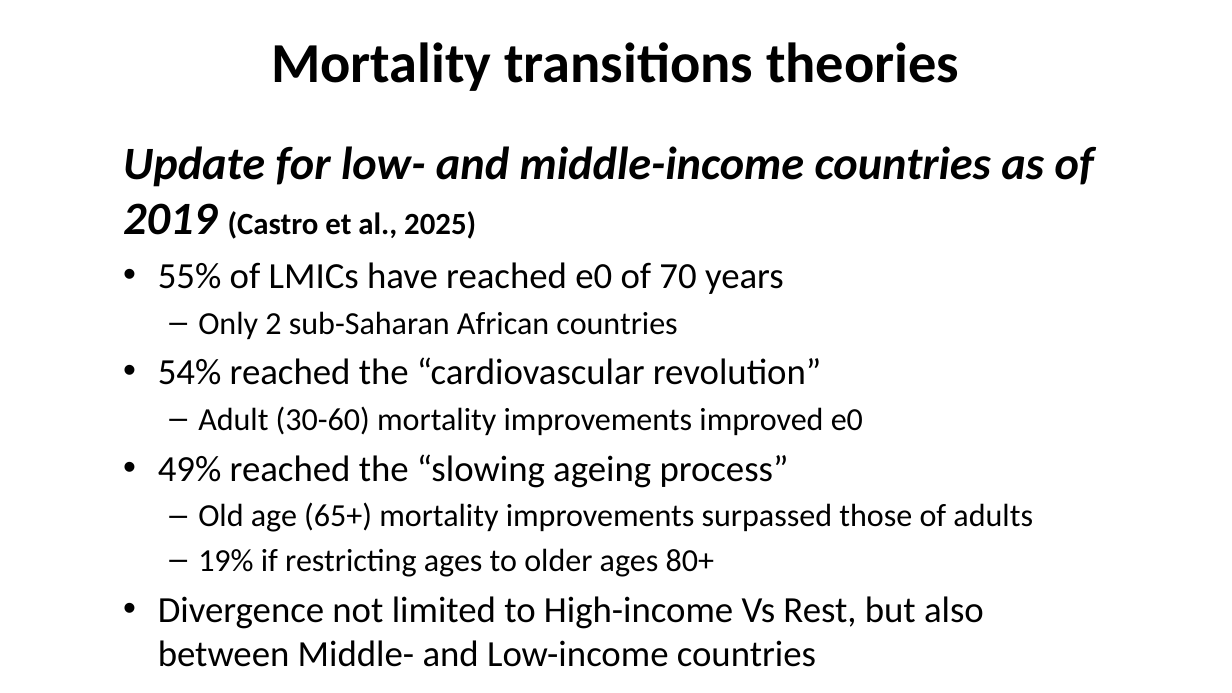
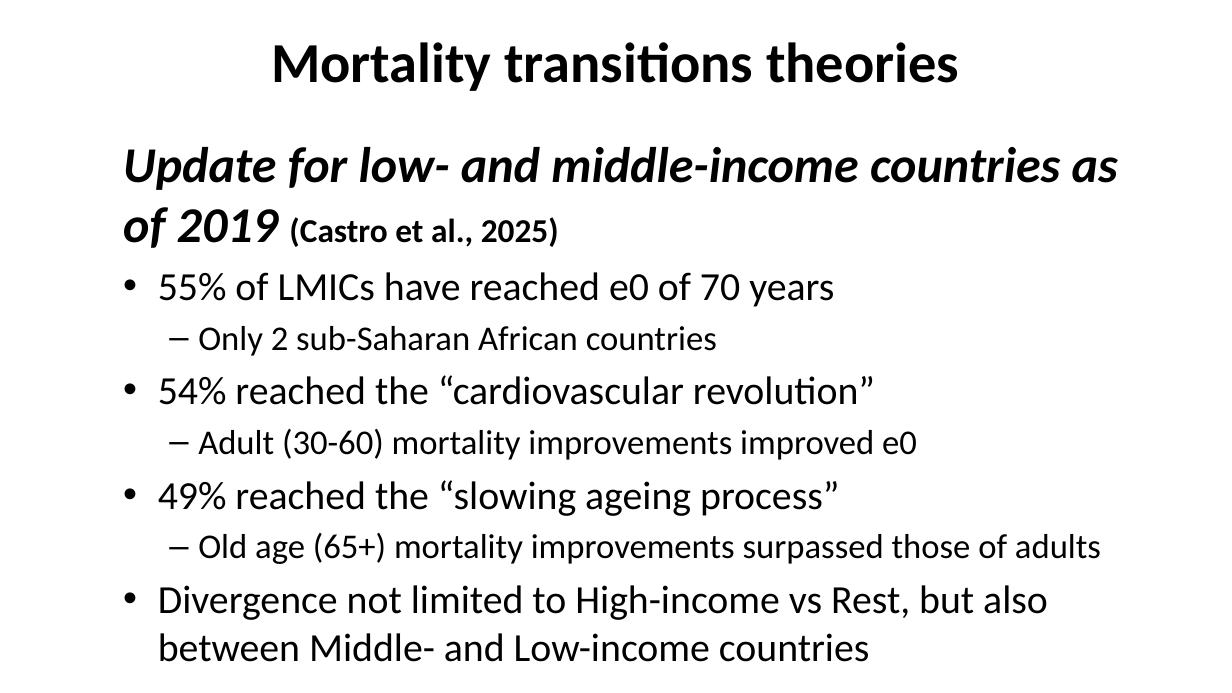
Before and after one commit to kikeacosta/edsd26_apc, a slide deck: slide 36 of slides/01_mortality_trends.pptx. Drawn at 1232x693 pixels with LibreOffice and Linux fonts; fonts in the diff are those of the drawing. Boxes give left, top, right and bottom in pixels: in the first picture for what was removed or moved away, otherwise in the second. Text is boxed around its words. In the diff, an @@ line names an element or a change of style, - is before the commit and + after.

Commit message:
update

```diff
--- a/slides/01_mortality_trends.pptx
+++ b/slides/01_mortality_trends.pptx
@@ text at <box>123,147,1118,564</box>: size 36.1 to 39 pt in "Update for low- and middle-income countries as ..."; size 24.1 to 26 pt in "(Castro et al., 2025)"; size 28.7 to 31 pt in "55% of LMICs have reached e0 of ...", "54% reached the “cardiovascular revolution”", "49% reached the “slowing ageing process”"; size 25 to 27 pt in "Only 2 sub-Saharan African countries", "Adult (30-60) mortality improvements improved e0", "Old age (65+) mortality improvements surpassed those ..." @@
@@ text at <box>158,585,1048,662</box>: text changed; size 28.7 to 31 pt @@
-  – 19% if restricting ages to older ages 80+
-• Divergence not limited to High-income Vs Rest, but also between Middle- and Low-income countries
+• Divergence not limited to High-income vs Rest, but also between Middle- and Low-income countries
```
Also in this commit, not shown: 7 other slides changed, 2 slides added.
